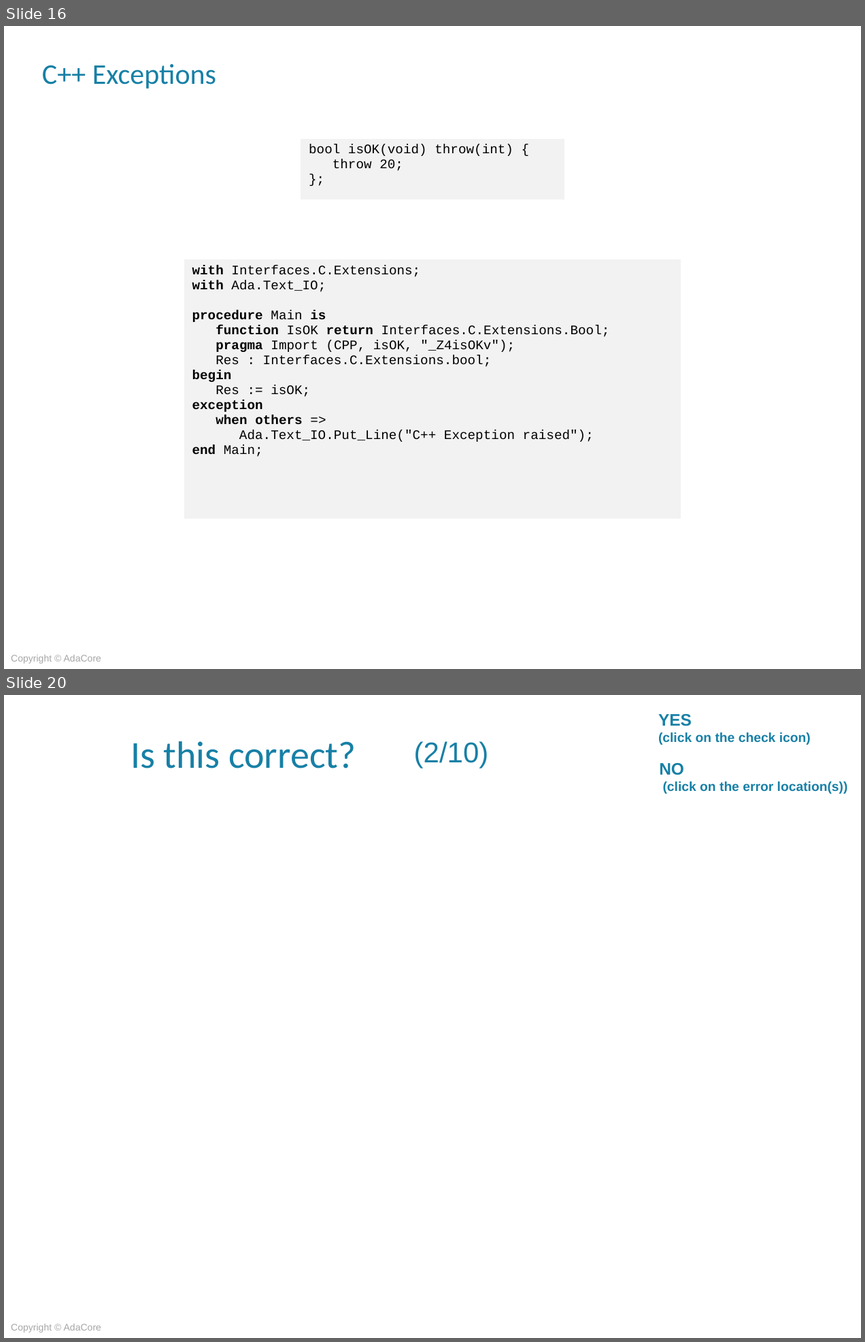
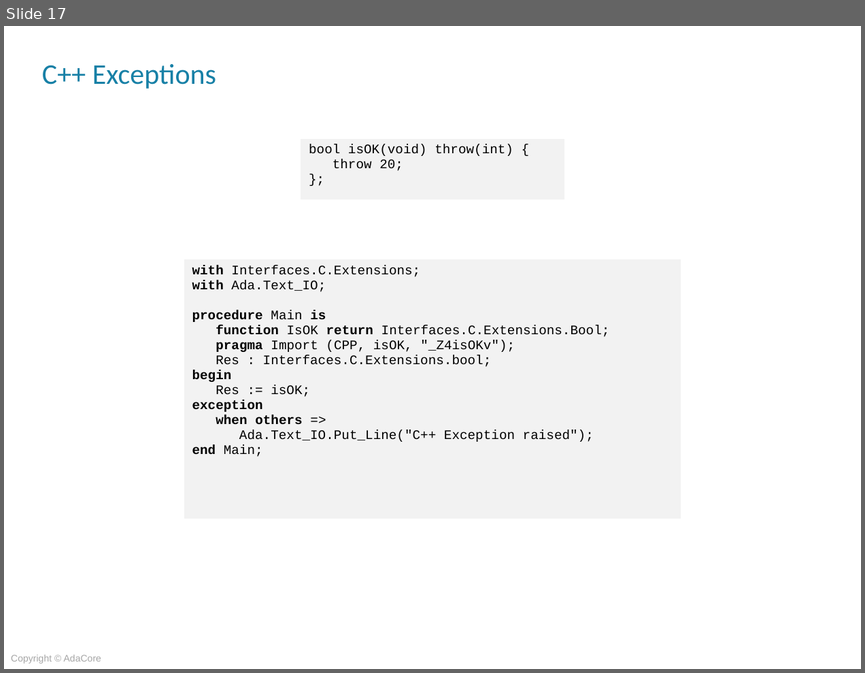
Before and after one commit to AdaCoreU/Courses, a slide deck: lectures/04_Mixed_Language_Programming_In_Ada/03_Ada_and_C++/Slides/03_Ada_and_C++.pptx. Shown one above the other, each under a label of ours: slides 16 and 20 before the commit, slide 17 after it; the slides between them are not shown. The pictures are 865x1342 and 865x673 pixels, drawn with LibreOffice and Linux fonts; fonts in the diff are those of the drawing; background and template pictures are left out. Boxes give left, top, right and bottom in pixels: in the first picture for what was removed or moved away, otherwise in the second. Text is boxed around its words. In the diff, an @@ line names an element or a change of style, - is before the commit and + after.

```diff
--- a/lectures/04_Mixed_Language_Programming_In_Ada/03_Ada_and_C++/Slides/03_Ada_and_C++.pptx
+++ b/lectures/04_Mixed_Language_Programming_In_Ada/03_Ada_and_C++/Slides/03_Ada_and_C++.pptx
@@ slide 20 removed at [4,695,861,1338], background picture (left out); not listed: 1 template element that a slide beside it also shows @@
@@ text removed at [658,714,810,745] @@
-YES
-(click on the check icon)
@@ text removed at [130,741,356,768] @@
-Is this correct?
@@ title removed at [414,741,489,768] @@
-(2/10)
@@ text removed at [659,763,848,794] @@
-NO
-(click on the error location(s))
@@ what was slide 16 is now slide 17 @@
```
Also in this commit, not shown: 2 slides changed, 9 slides added, 7 other slides removed.
